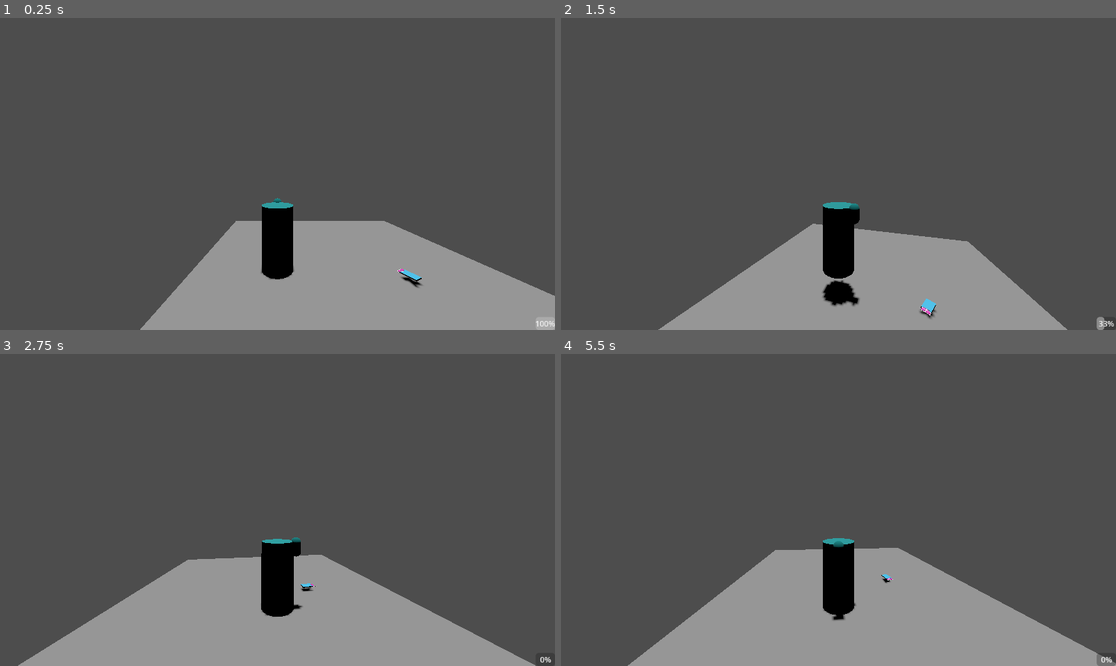
Above: before the commit, frames 1-4 (two rows, left to right).
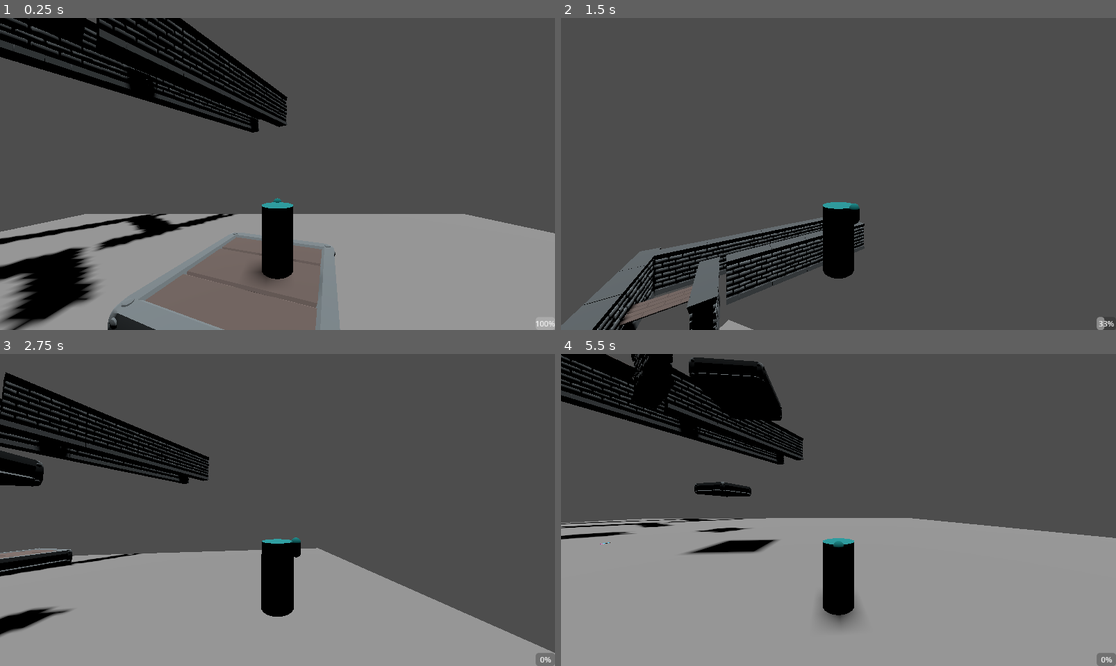
Above: after the commit, the same moments.

Repository: audreyssu/GGJ-2025-BubblegumPlatformer
Game: Godot game, scene res://scenes/main_level_design.tscn
The game is run twice, just before and just after one commit, with the same random seed, the same clock (stepped at 60 frames per second) and the same inputs. Before the commit the project starts from res://scenes/world_root.tscn.
Inputs (mouse positions are in pixels of both pictures, inside the frame that each line leads up to):
- Up to frame 1 (0.25 s): no input
- Up to frame 2 (1.5 s): move the mouse to (866, 174) at 0.52 s; hold D (p_right) 0.53-1.28 s; click (866, 174) at 0.6 s; tap Space (p_jump) at 0.77 s; move the mouse to (810, 174) at 1.27 s; hold S (p_backward) from 1.28 s (still down); click (810, 174) at 1.35 s
- Up to frame 3 (2.75 s): tap Space (p_jump) at 1.52 s; move the mouse to (288, 503) at 2.02 s; release S (p_backward) at 2.03 s; hold D (p_right) from 2.03 s (still down); tap W (p_foreward) at 2.1 s; click (288, 503) at 2.3 s
- Up to frame 4 (5.5 s): move the mouse to (832, 516) at 2.77 s; click (832, 516) at 2.85 s; tap Space (p_jump) at 3.02, 3.77, 4.52 s; move the mouse to (877, 513) at 3.52 s; release D (p_right) at 3.53 s; hold A (p_left) 3.53-5.03 s; click (877, 513) at 3.6 s; move the mouse to (794, 506) at 4.27 s; tap W (p_foreward) at 4.35 s; click (794, 506) at 4.55 s; move the mouse to (844, 510) at 5.02 s; hold S (p_backward) from 5.03 s (still down); click (844, 510) at 5.1 s

The runs differ from the first frame. In frame 1, 33% of the frame differs, in the area x 0-100%, y 0-100%; in frame 2, 20%; in frame 3, 16%; in frame 4, 35%.

Commit message:
1st demo stuff

Diff:
--- a/bubblegamejam/project.godot
+++ b/bubblegamejam/project.godot
@@ -11,7 +11,7 @@
 [application]
 
 config/name="BubbleGameJam"
-run/main_scene="res://scenes/world_root.tscn"
+run/main_scene="res://scenes/main_level_design.tscn"
 config/features=PackedStringArray("4.3", "Forward Plus")
 config/icon="res://assets/icon.svg"
 
@@ -88,3 +88,4 @@
 3d_physics/layer_1="Player"
 3d_physics/layer_2="World"
 3d_physics/layer_3="Collectibles"
+3d_physics/layer_4="Bubbles"
--- /dev/null
+++ b/bubblegamejam/scenes/bubble.tscn
@@ -0,0 +1,25 @@
+[gd_scene load_steps=4 format=3 uid="uid://b6tfw7n6isuq1"]
+
+[ext_resource type="Script" path="res://scripts/bubble.gd" id="1_bh5b0"]
+
+[sub_resource type="SphereMesh" id="SphereMesh_dp574"]
+
+[sub_resource type="SphereShape3D" id="SphereShape3D_o3xrg"]
+
+[node name="bubble" type="RigidBody3D"]
+collision_layer = 8
+collision_mask = 3
+custom_integrator = true
+contact_monitor = true
+max_contacts_reported = 5
+script = ExtResource("1_bh5b0")
+
+[node name="MeshInstance3D" type="MeshInstance3D" parent="."]
+transform = Transform3D(0.2, 0, 0, 0, 0.2, 0, 0, 0, 0.2, 0, 0, 0)
+mesh = SubResource("SphereMesh_dp574")
+
+[node name="CollisionShape3D" type="CollisionShape3D" parent="."]
+transform = Transform3D(0.2, 0, 0, 0, 0.2, 0, 0, 0, 0.2, 0, 0, 0)
+shape = SubResource("SphereShape3D_o3xrg")
+
+[connection signal="body_entered" from="." to="." method="_on_body_entered"]
--- a/bubblegamejam/scenes/gum_packet.tscn
+++ b/bubblegamejam/scenes/gum_packet.tscn
@@ -17,4 +17,9 @@
 transform = Transform3D(1, 0, 0, 0, 1, 0, 0, 0, 1, 0.00439453, 0.00444031, -0.0175781)
 shape = SubResource("BoxShape3D_gu0tv")
 
+[node name="respawnTimer" type="Timer" parent="."]
+wait_time = 20.0
+one_shot = true
+
 [connection signal="body_entered" from="." to="." method="_on_body_entered"]
+[connection signal="timeout" from="respawnTimer" to="." method="respawnTimerTimeout"]
--- a/bubblegamejam/scenes/main_level_design.tscn
+++ b/bubblegamejam/scenes/main_level_design.tscn
@@ -10,6 +10,8 @@
 [ext_resource type="PackedScene" uid="uid://b6ox3dgube5pd" path="res://assets/Meshes/bookcaseWide.fbx" id="8_184o0"]
 [ext_resource type="PackedScene" uid="uid://cv3ijnrb4x4bh" path="res://scenes/player.tscn" id="9_6ki7j"]
 [ext_resource type="PackedScene" uid="uid://cox7oo3r722t3" path="res://scenes/test_floor.tscn" id="10_wdow4"]
+[ext_resource type="PackedScene" uid="uid://mrgknucoe2tv" path="res://scenes/bubble_counter.tscn" id="11_s88ii"]
+[ext_resource type="PackedScene" uid="uid://bqoo6e3w2stvg" path="res://scenes/gum_packet.tscn" id="12_hhaiy"]
 
 [node name="MainLevelDesign" type="Node3D"]
 transform = Transform3D(5.1, 0, 0, 0, 5.1, 0, 0, 0, 5.1, 0, 0, 0)
@@ -168,3 +170,10 @@
 [node name="DirectionalLight3D" type="DirectionalLight3D" parent="."]
 transform = Transform3D(1, 0, 0, 0, -4.37114e-08, 1, 0, -1, -4.37114e-08, 0, 0, 0)
 shadow_enabled = true
+
+[node name="Bubble_Counter" parent="." instance=ExtResource("11_s88ii")]
+
+[node name="gumPacket" parent="." instance=ExtResource("12_hhaiy")]
+transform = Transform3D(0.02, 0, 0, 0, 0.02, 0, 0, 0, 0.02, 0.00516414, -0.307807, -0.0117494)
+
+[connection signal="numBubblesChanged" from="player" to="Bubble_Counter" method="_on_player_num_bubbles_changed"]
--- a/bubblegamejam/scenes/player.tscn
+++ b/bubblegamejam/scenes/player.tscn
@@ -24,6 +24,9 @@
 mesh = SubResource("CylinderMesh_1jqlk")
 surface_material_override/0 = SubResource("StandardMaterial3D_ktrhp")
 
+[node name="bubbleSpawnPoint" type="Node3D" parent="charMesh"]
+transform = Transform3D(1, 0, 0, 0, 1, 0, 0, 0, 1, 0, -0.273213, -2.2839)
+
 [node name="charHead" type="MeshInstance3D" parent="charMesh"]
 transform = Transform3D(0.3, 0, 0, 0, 0.3, 0, 0, 0, 0.3, -0.00101447, 0.822655, -0.583656)
 mesh = SubResource("CapsuleMesh_kw7mr")
@@ -33,6 +36,8 @@
 shape = SubResource("CylinderShape3D_udgd5")
 
 [node name="playerSoundSource" type="AudioStreamPlayer3D" parent="."]
+
+[node name="bubbleSoundSource" type="AudioStreamPlayer3D" parent="."]
 
 [node name="h" type="Node3D" parent="."]
 transform = Transform3D(1, 0, 0, 0, 1, 0, 0, 0, 1, 0, 1, 0)
--- /dev/null
+++ b/bubblegamejam/scripts/bubble.gd
@@ -0,0 +1,21 @@
+extends RigidBody3D
+
+var max_height = self.position.y + 3
+# Called when the node enters the scene tree for the first time.
+func _ready() -> void:
+	pass # Replace with function body.
+
+
+# Called every frame. 'delta' is the elapsed time since the previous frame.
+func _process(delta: float) -> void:
+	if self.position.y >= max_height:
+		self.queue_free()
+	self.position.y+= 0.002
+	pass
+
+
+func _on_body_entered(body: Node) -> void:
+	print(body.name)
+	if body.name == "player":
+		body.velocity.y = 10
+		self.queue_free()
--- a/bubblegamejam/scripts/gum_packet.gd
+++ b/bubblegamejam/scripts/gum_packet.gd
@@ -8,9 +8,18 @@
 func _physics_process(delta: float) -> void:
 	rotate_y(deg_to_rad(1 * delta * 100))
 
+func toggle(value:bool):
+	set_visible(value)
+	set_deferred("monitoring", value)
+	set_deferred("monitorable", value)
+
 #Handles collision events
 func _on_body_entered(body: Node3D) -> void:
 	if body.is_in_group("Player"):
 		if body.get_node(body.get_path()).collectGum() == true:
-			queue_free()
-		pass
+			#queue_free()
+			toggle(false)
+			$respawnTimer.start()
+
+func respawnTimerTimeout() -> void:
+	toggle(true)
--- a/bubblegamejam/scripts/player.gd
+++ b/bubblegamejam/scripts/player.gd
@@ -15,6 +15,9 @@
 @export var numBubbles:int = MAX_BUBBLES
 
 var jumpSound = preload("res://assets/sounds/Bounce!.mp3")
+var bubbleSound = preload("res://assets/sounds/Bubble_Spawn.mp3")
+
+var bubbleScene:PackedScene = preload("res://scenes/bubble.tscn")
 
 signal numBubblesChanged(value)
 
@@ -48,6 +51,20 @@
 	$playerSoundSource.stream = jumpSound
 	$playerSoundSource.play()
 
+func blowBubble():
+	#Blow bubbles
+	if Input.is_action_just_pressed("p_blowbubble") and numBubbles > 0:
+		numBubbles -= 1
+		numBubblesChanged.emit(numBubbles)
+
+		var newBubble = bubbleScene.instantiate()
+		get_tree().root.get_child(0).add_child(newBubble)
+		newBubble.global_position = $charMesh/bubbleSpawnPoint.global_position
+		#newBubble.set_scale(Vector3(0.02, 0.02, 0.02))
+
+		$bubbleSoundSource.stream = bubbleSound
+		$bubbleSoundSource.play()
+
 func _physics_process(delta: float) -> void:
 	# Add the gravity.
 	if not is_on_floor():
@@ -55,11 +72,7 @@
 
 	rotateCameraController()
 
-	#Blow bubbles
-	if Input.is_action_just_pressed("p_blowbubble") and numBubbles > 0:
-		#print("Spawn bubble")
-		numBubbles -= 1
-		numBubblesChanged.emit(numBubbles)
+	blowBubble()
 
 	if Input.is_action_just_pressed("p_jump"):
 		if is_on_floor():
Not shown: 1 places in bubblegamejam/scenes/main_level_design.tscn that only renumber resources
